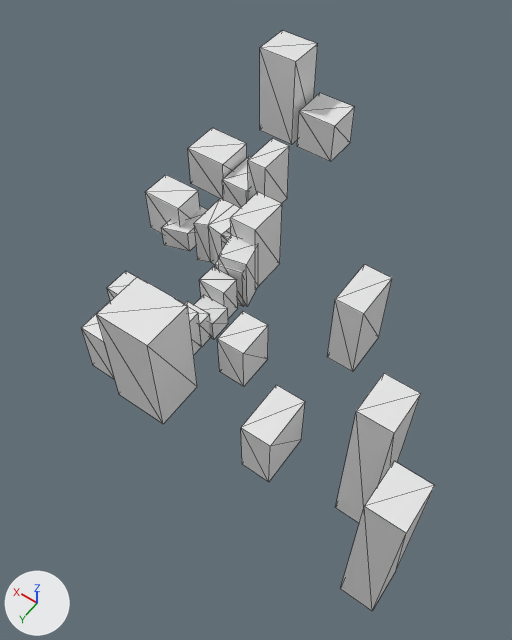
Before and after pictures for a commit that changed the glTF model assets/Buildings.glb.
Both versions are drawn from a camera (50 mm lens) standing at (-551.0, 524.0, 984.0) and looking at (-122.0, -75.0, 42.0). Arrows for +X, +Y and +Z are at lower left; the lights stay in place. The older version comes first. Mesh edges are drawn as thin lines. Vertices at exactly the same position are counted once.

In view in the first picture: 'Buildings'.
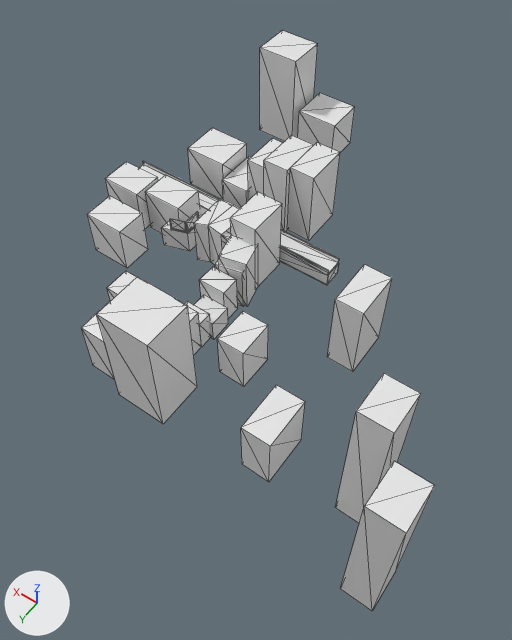
What differs and where, as boxes (x1, y1, x2, y2) in the pictures (512 x 640 px):
```json
{"part": 1, "of": "me_cube_003", "change": "added", "after": [87, 196, 148, 268]}
{"part": 2, "of": "me_cube_003", "change": "added", "after": [105, 162, 158, 229]}
{"part": 3, "of": "me_cube_003", "change": "added", "after": [264, 135, 314, 232]}
{"part": 4, "of": "me_cube_003", "change": "added", "after": [287, 143, 340, 240]}
{"part": 5, "of": "me_cube_003", "change": "added", "after": [140, 161, 339, 285], "on screen": "mostly hidden"}
{"part": 6, "of": "me_cube_003", "change": "added", "after": [170, 211, 199, 233]}
```

The change, as JSON lines over the scene's bpy script:
```json
{"block": "me_cube_003", "where": "# used by ob_buildings; location = (-12.0, -283.0, 1.0)"}
{"op": "remove", "block": "me_cube_003", "code": "me_cube_003.from_pydata(...)  # 204 vertices, 268 faces; spans x -504.0..225.0, y -338.0..492.0, z -1.0..273.0"}
{"op": "add", "block": "me_cube_003", "code": "me_cube_003.from_pydata(...)  # 386 vertices, 600 faces; spans x -504.0..322.0, y -338.0..492.0, z -6.0..273.0"}
{"block": "me_cube_003", "change": "me_cube_003 part 1: the loose piece of 8 vertices spanning x 129.0..208.0, y 55.0..115.0, z -1.0..92.0 is copied, and the copy is moved by (43.0, 108.0, 4.0); it spans x 172.0..251.0, y 163.0..223.0, z 3.0..95.0"}
{"block": "me_cube_003", "change": "me_cube_003 part 2: the loose piece of 8 vertices spanning x 129.0..208.0, y 55.0..115.0, z -1.0..92.0 is copied, and the copy is moved by (83.0, 18.0, 4.0); it spans x 212.0..291.0, y 73.0..133.0, z 3.0..95.0"}
{"block": "me_cube_003", "change": "me_cube_003 part 3: the loose piece of 8 vertices spanning x 39.0..78.0, y -110.0..-31.0, z -1.0..130.0 is copied, and the copy is scaled about its middle by (1.27, 1.11, 1.17), then moved by (-47.0, 4.0, 14.0); it spans x -13.0..36.0, y -111.0..-23.0, z 2.0..156.0"}
{"block": "me_cube_003", "change": "me_cube_003 part 4: the loose piece of 8 vertices spanning x 39.0..78.0, y -110.0..-31.0, z -1.0..130.0 is copied, and the copy is scaled about its middle by (1.27, 1.11, 1.17), then moved by (-97.0, -6.0, 14.0); it spans x -63.0..-14.0, y -121.0..-33.0, z 2.0..156.0"}
{"block": "me_cube_003", "change": "me_cube_003 part 5: a new loose piece of 80 vertices spanning x -148.0..322.0, y 0.0..37.0, z -6.0..34.0"}
{"block": "me_cube_003", "change": "me_cube_003 part 6: a new loose piece of 70 vertices spanning x 106.0..140.0, y 84.0..130.0, z 44.0..73.0"}
```
